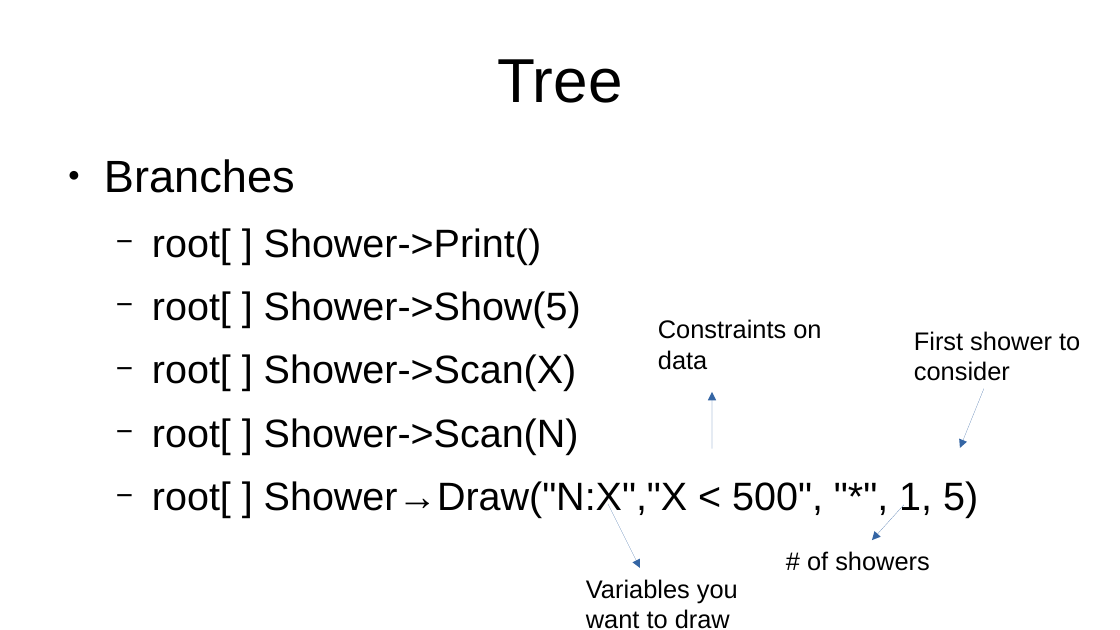
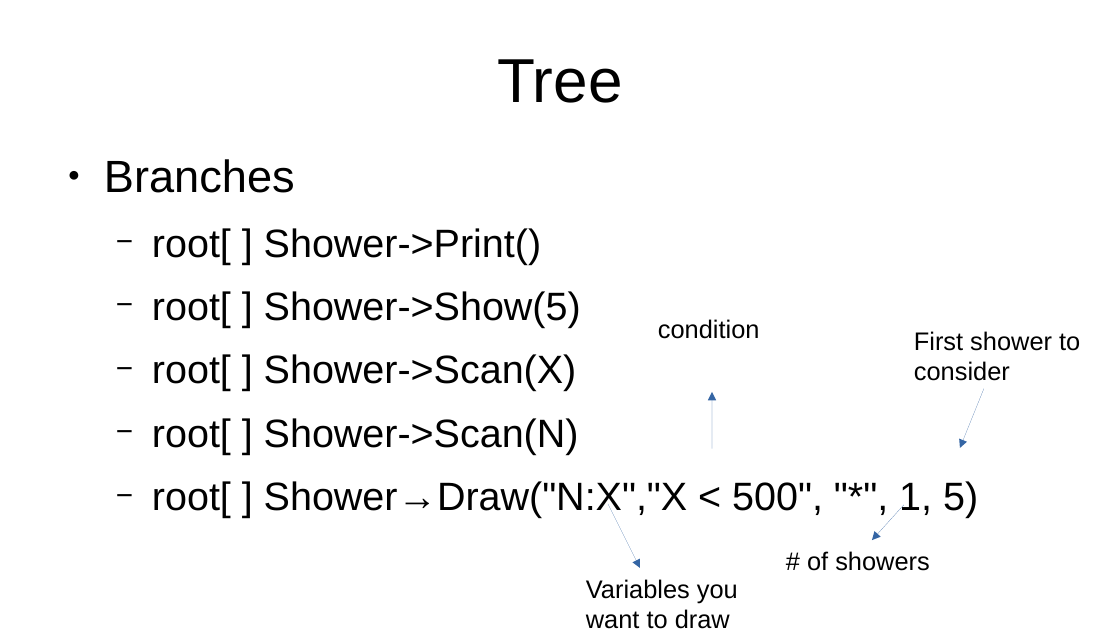
Before and after one commit to andresgd17/Bachelor_project, a slide deck: slide 29 of ROOT_tutorial.odp (slide 28 before the commit). Drawn at 1120x630 pixels with LibreOffice and Linux fonts; fonts in the diff are those of the drawing. Boxes give left, top, right and bottom in pixels: in the first picture for what was removed or moved away, otherwise in the second. Text is boxed around its words. In the diff, an @@ line names an element or a change of style, - is before the commit and + after.

```diff
--- a/ROOT_tutorial.odp
+++ b/ROOT_tutorial.odp
@@ text at (658, 319, 760, 339): text changed @@
-Constraints on data
+condition
```
Also in this commit, not shown: 2 other slides changed, 1 slide added, 8 other files.
